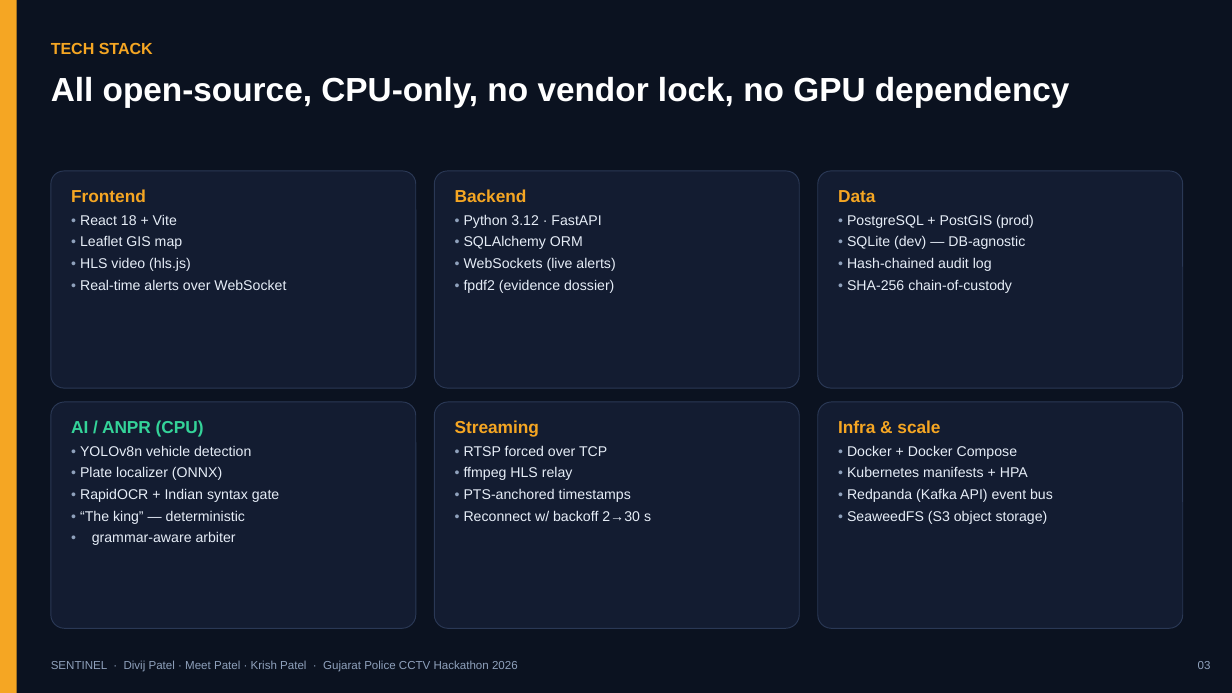
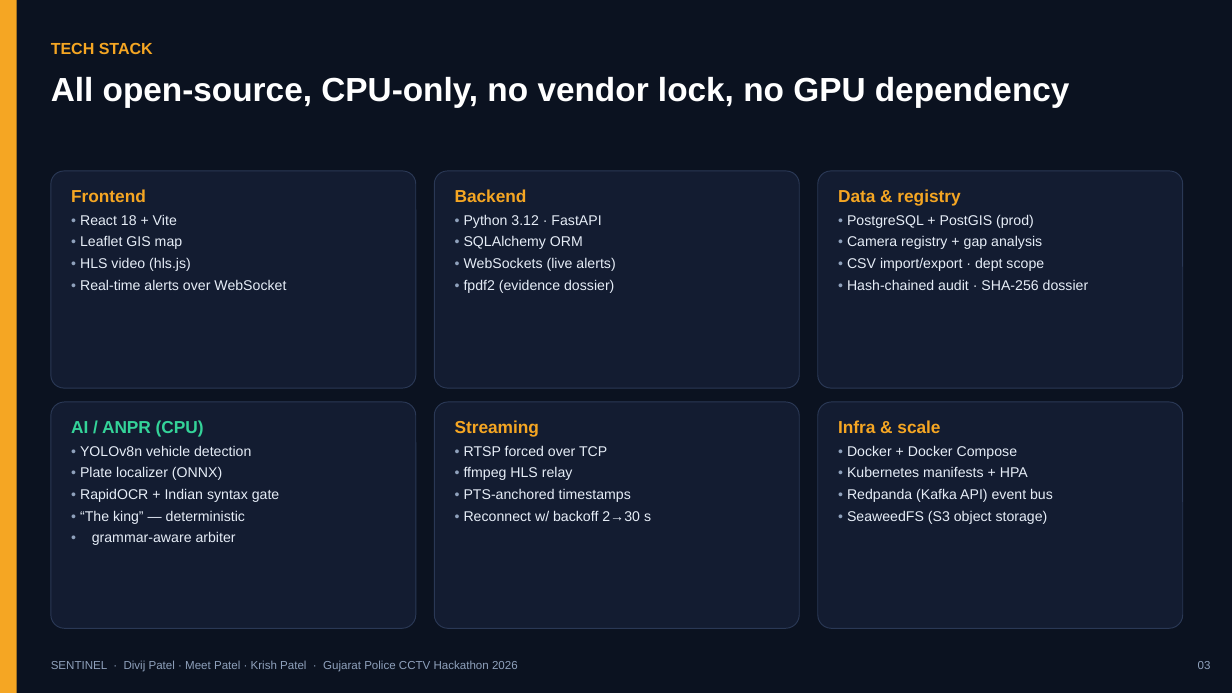
Before and after one commit to DIVIJ08070/sentinal, a slide deck: slide 4 of deliverables/SENTINEL_Presentation.pptx. Drawn at 1232x693 pixels with LibreOffice and Linux fonts; fonts in the diff are those of the drawing. Boxes give left, top, right and bottom in pixels: in the first picture for what was removed or moved away, otherwise in the second. Text is boxed around its words. In the diff, an @@ line names an element or a change of style, - is before the commit and + after.

Commit message:
feat: live video anpr studio, overnight 13m cycler, camera stability, and daytime footage integration

```diff
--- a/deliverables/SENTINEL_Presentation.pptx
+++ b/deliverables/SENTINEL_Presentation.pptx
@@ text at (838,189,960,206): text changed @@
-Data
+Data & registry
@@ text at (847,235,1089,290): text changed @@
-• SQLite (dev) — DB-agnostic
-• Hash-chained audit log
-• SHA-256 chain-of-custody
+• Camera registry + gap analysis
+• CSV import/export · dept scope
+• Hash-chained audit · SHA-256 dossier
```
Also in this commit, not shown: 4 other slides changed, 26 other files.
